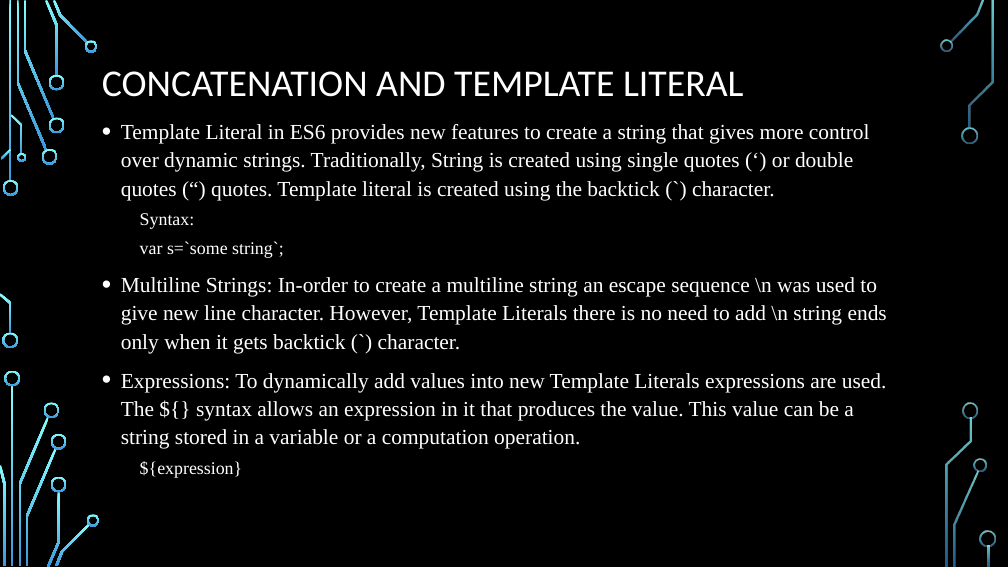
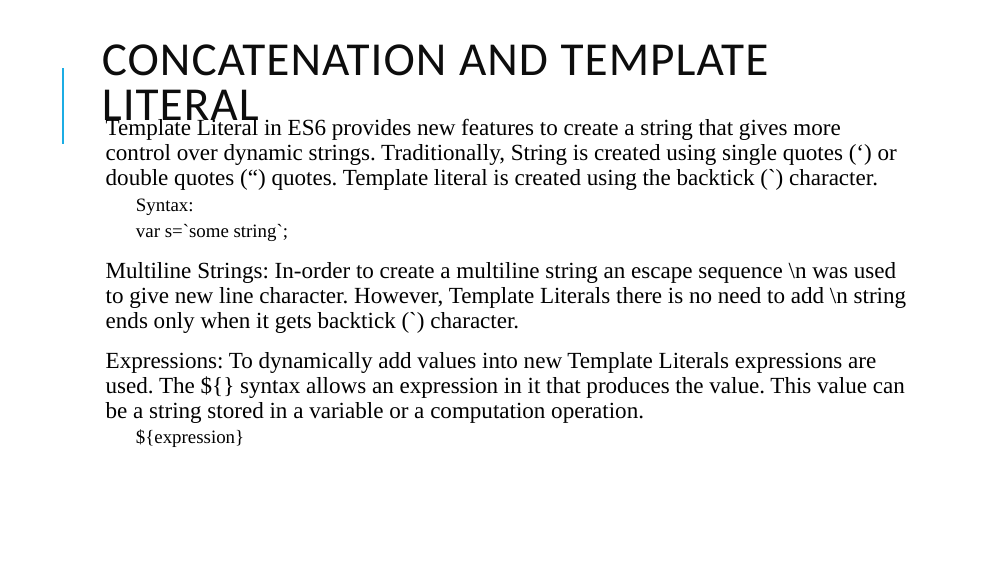
Before and after one commit to PramodJana/JavaScript, a slide deck: slide 9 of GFG JS Course Curriculam/Articles/001 Basics of JavaScript.pptx. Drawn at 1008x567 pixels with LibreOffice and Linux fonts; fonts in the diff are those of the drawing; background and template pictures are left out. Boxes give left, top, right and bottom in pixels: in the first picture for what was removed or moved away, otherwise in the second. Text is boxed around its words. In the diff, an @@ line names an element or a change of style, - is before the commit and + after.

```diff
--- a/GFG JS Course Curriculam/Articles/001 Basics of JavaScript.pptx
+++ b/GFG JS Course Curriculam/Articles/001 Basics of JavaScript.pptx
@@ background picture (left out) to #FFFFFF @@
@@ title "CONCATENATION AND TEMPLATE LITERAL" at (102,44,769,132): size 36 to 45 pt, text colour #FFFFFF to #0D0D0D, letter spacing 0 to 1 pt; line spacing 0.9 to 0.8 @@
@@ line added from (63, 144) to (63, 68), #1CADE4 1.5 pt @@
@@ text "Template Literal in ES6 provides ..." at (106,117,906,447): size 20.4 to 22 pt, text colour #FFFFFF to #000000; size 17 to 18 pt in "Syntax:", "var s=`some string`;", "${expression}"; bullet • to  ; line spacing 1.1 to 0.9; more space between paragraphs @@
@@ group removed at (0,0,996,567): 33 freeform shapes, 3 rectangles @@
```
Also in this commit, not shown: 15 other slides changed.
